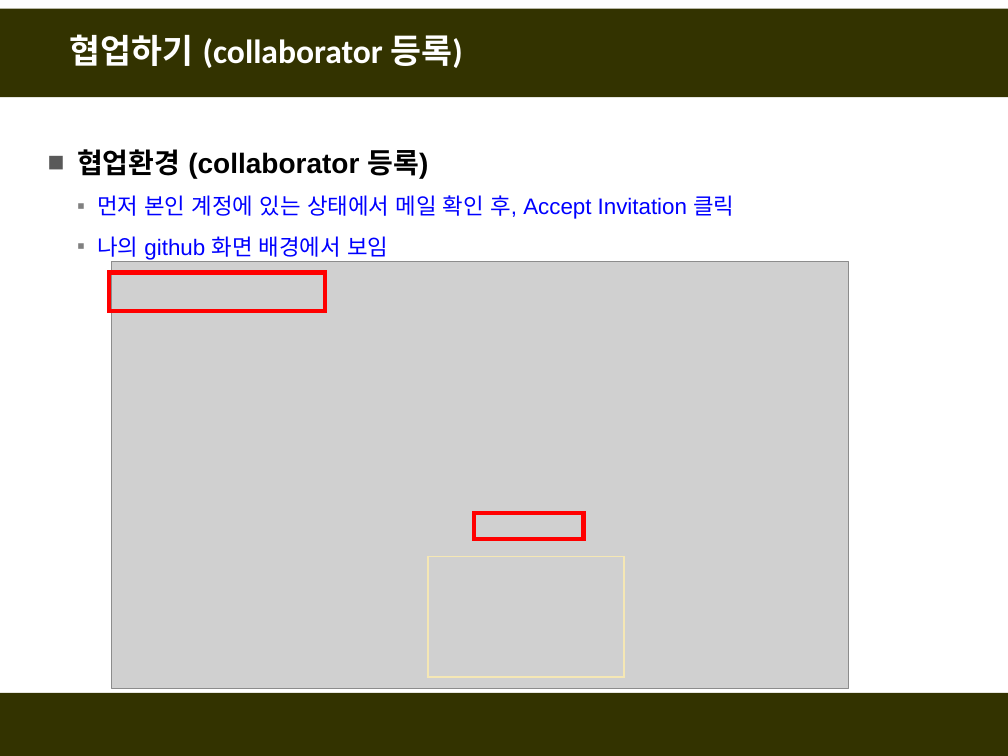
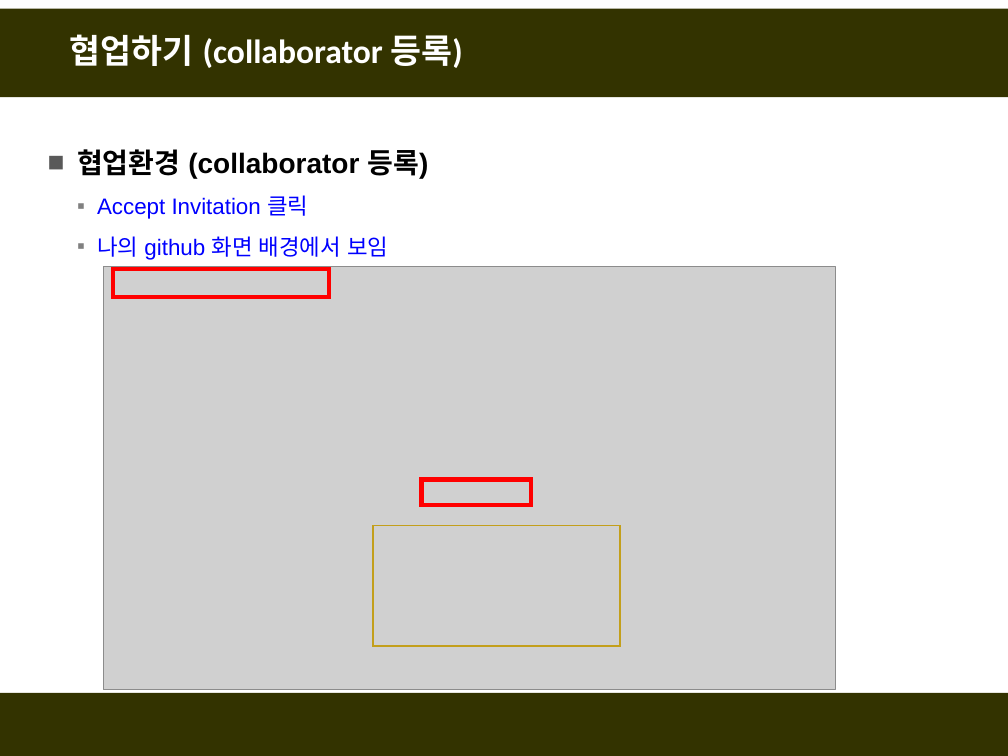
Before and after one commit to fasthill/github-lecture, a slide deck: slide 11 of git및github첫걸음4-협업하기.pptx (slide 13 before the commit). Drawn at 1008x756 pixels with LibreOffice and Linux fonts; fonts in the diff are those of the drawing; grey boxes stand for pictures. Boxes give left, top, right and bottom in pixels: in the first picture for what was removed or moved away, otherwise in the second. Text is boxed around its words. In the diff, an @@ line names an element or a change of style, - is before the commit and + after.

```diff
--- a/git및github첫걸음4-협업하기.pptx
+++ b/git및github첫걸음4-협업하기.pptx
@@ text at [97, 195, 308, 219]: text changed @@
-  ▪ 먼저 본인 계정에 있는 상태에서 메일 확인 후, Accept Invitation 클릭
+  ▪ Accept Invitation 클릭
@@ picture: place and size @@
-picture at [111, 262, 848, 688]
+picture at [103, 266, 835, 689]
@@ rectangle: place and size @@
-rectangle at [109, 272, 325, 311]
+rectangle at [113, 269, 329, 297]
@@ rectangle: place and size @@
-rectangle at [474, 513, 584, 539]
+rectangle at [421, 480, 531, 506]
@@ rectangle: place and size @@
-rectangle at [428, 556, 624, 677]
+rectangle at [373, 525, 620, 646]
@@ rectangle at [373, 525, 620, 646]: outline #F5E7B4 1 pt to #C39F1B 1.25 pt @@
```
Also in this commit, not shown: 16 other slides changed, 8 slides added, 2 slides removed.
